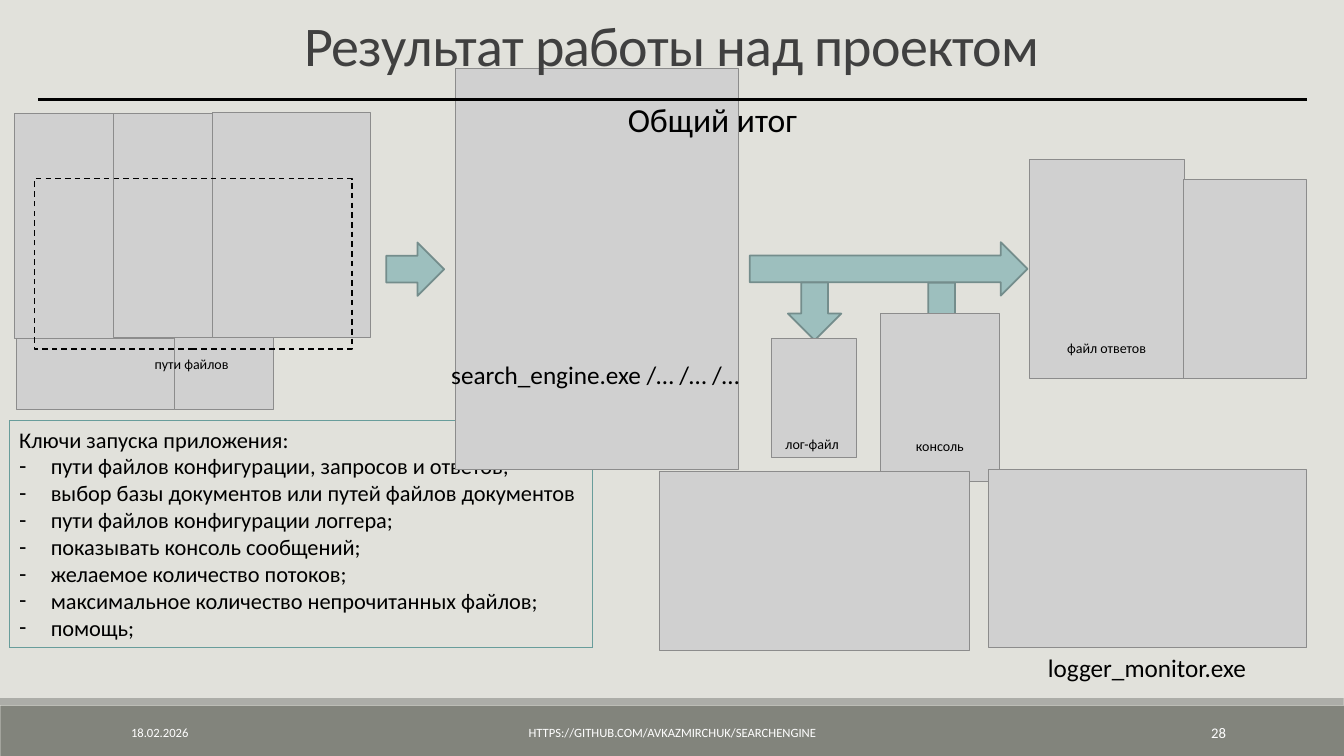
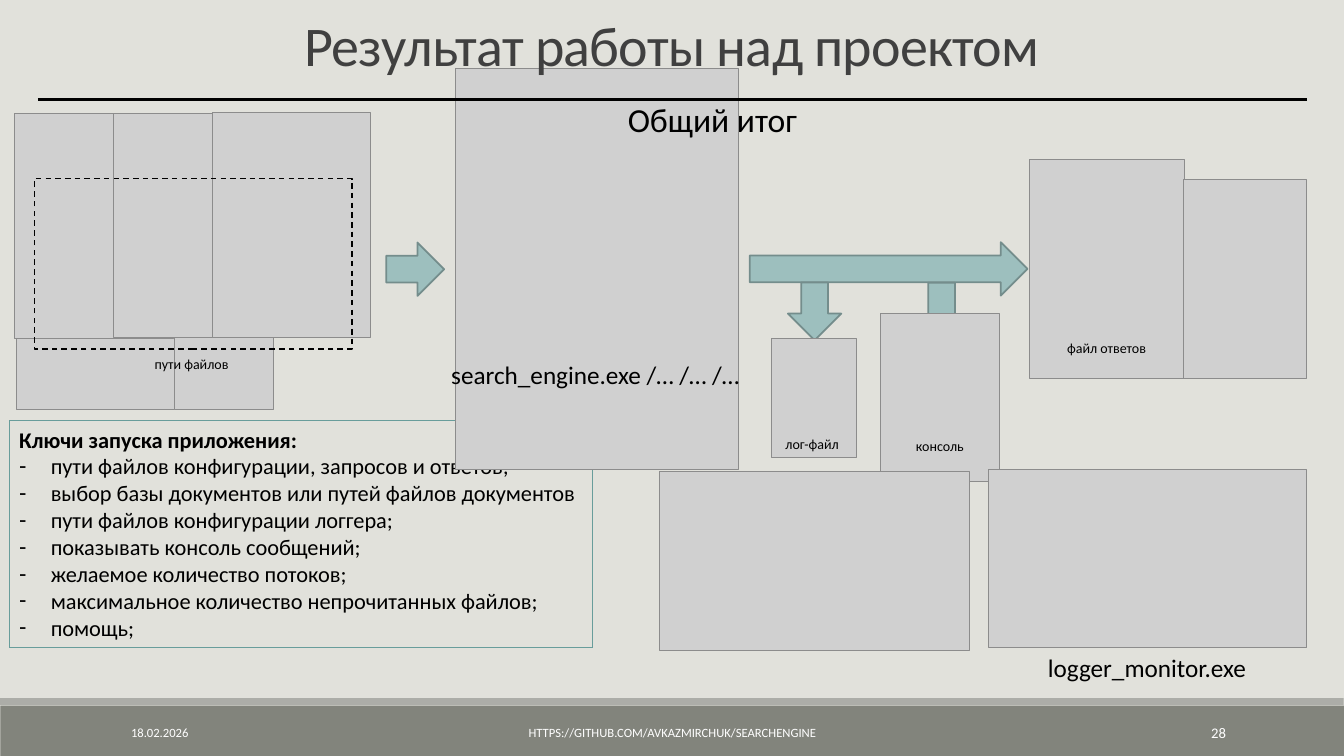
Before and after one commit to AVKazmirchuk/SearchEngine, a slide deck: slide 28 of presentation/защита.pptx. Drawn at 1344x756 pixels with LibreOffice and Linux fonts; fonts in the diff are those of the drawing; grey boxes stand for pictures. Boxes give left, top, right and bottom in pixels: in the first picture for what was removed or moved away, otherwise in the second. Text is boxed around its words. In the diff, an @@ line names an element or a change of style, - is before the commit and + after.

```diff
--- a/presentation/защита.pptx
+++ b/presentation/защита.pptx
@@ text in rectangle at (19,433,297,452): bold on in "Ключи запуска приложения:" @@
```
Also in this commit, not shown: 3 other slides changed.
